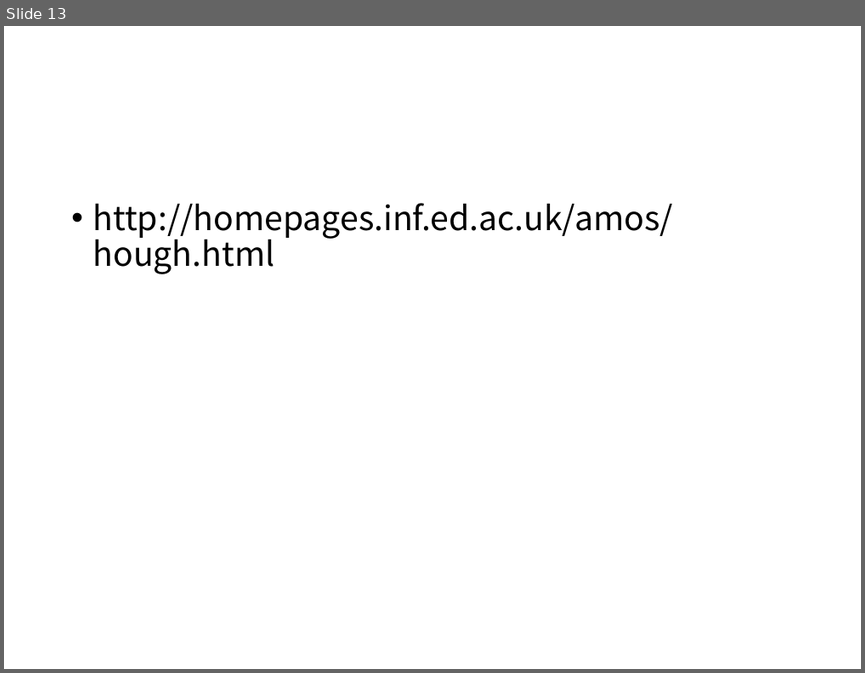
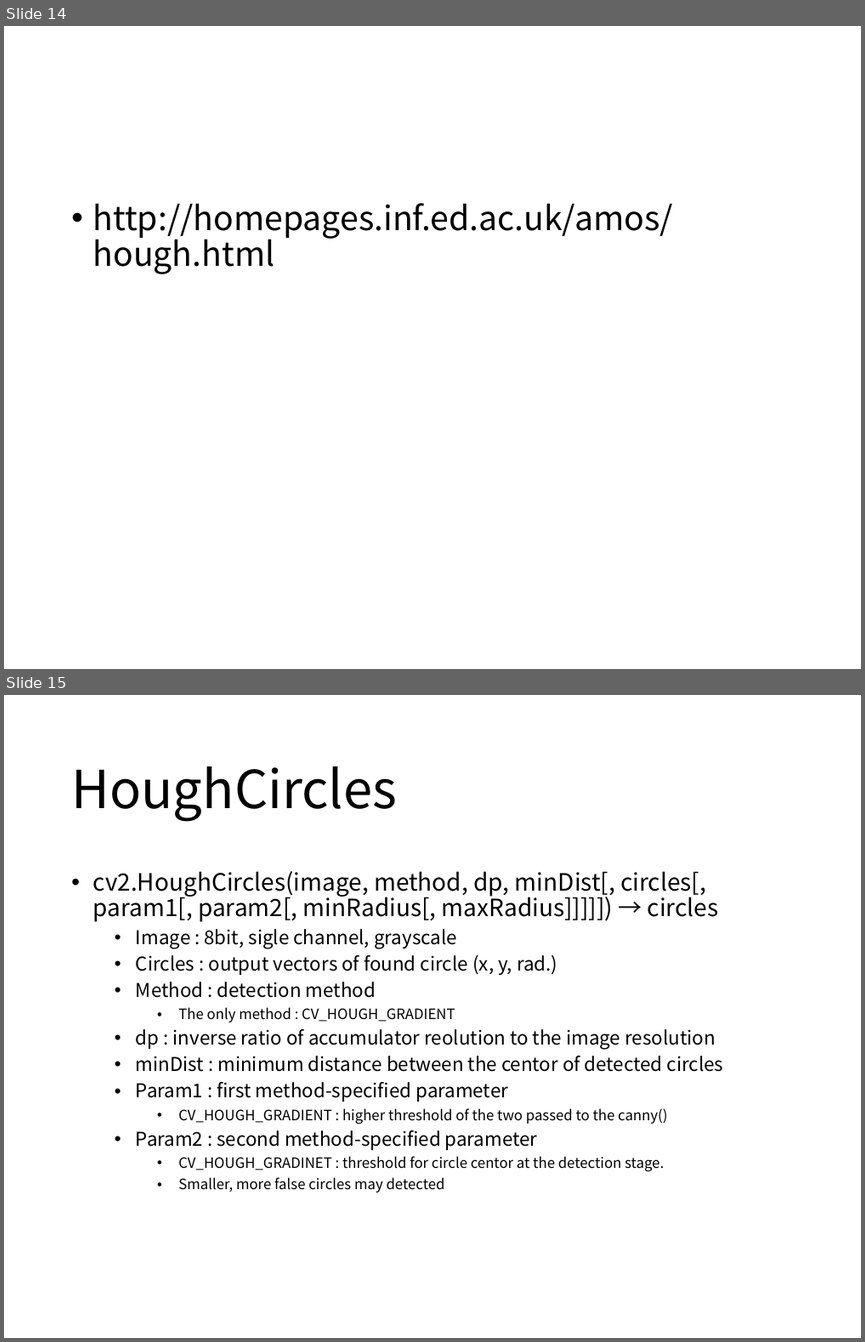
Before and after one commit to boy1089/MyProject, a slide deck: hough transform/hough transform ver1.pptx. Shown one above the other, each under a label of ours: slide 13 before the commit, slides 14 and 15 after it. The pictures are 865x673 and 865x1342 pixels, drawn with LibreOffice and Linux fonts; fonts in the diff are those of the drawing. Boxes give left, top, right and bottom in pixels: in the first picture for what was removed or moved away, otherwise in the second. Text is boxed around its words. In the diff, an @@ line names an element or a change of style, - is before the commit and + after.

Commit message:
hough modified

```diff
--- a/hough transform/hough transform ver1.pptx
+++ b/hough transform/hough transform ver1.pptx
@@ slide 15 added at box(4, 695, 861, 1338), background #FFFFFF @@
@@ title added at box(71, 766, 397, 822), 44 pt, text #000000 @@
+HoughCircles
@@ text added at box(93, 871, 723, 1192), 16 pt, text #000000 @@
+• cv2.HoughCircles(image, method, dp, minDist[, circles[, param1[, param2[, minRadius[, maxRadius]]]]]) → circles
+  • Image : 8bit, sigle channel, grayscale
+  • Circles : output vectors of found circle (x, y, rad.)
+  • Method : detection method
+    • The only method : CV_HOUGH_GRADIENT
+  • dp : inverse ratio of accumulator reolution to the image resolution
+  • minDist : minimum distance between the centor of detected circles
+  • Param1 : first method-specified parameter
+    • CV_HOUGH_GRADIENT : higher threshold of the two passed to the canny()
+  • Param2 : second method-specified parameter
+    • CV_HOUGH_GRADINET : threshold for circle centor at the detection stage.
+    • Smaller, more false circles may detected
@@ what was slide 13 is now slide 14 @@
```
Also in this commit, not shown: 5 slides changed, 2 other slides added, 3 other files.
